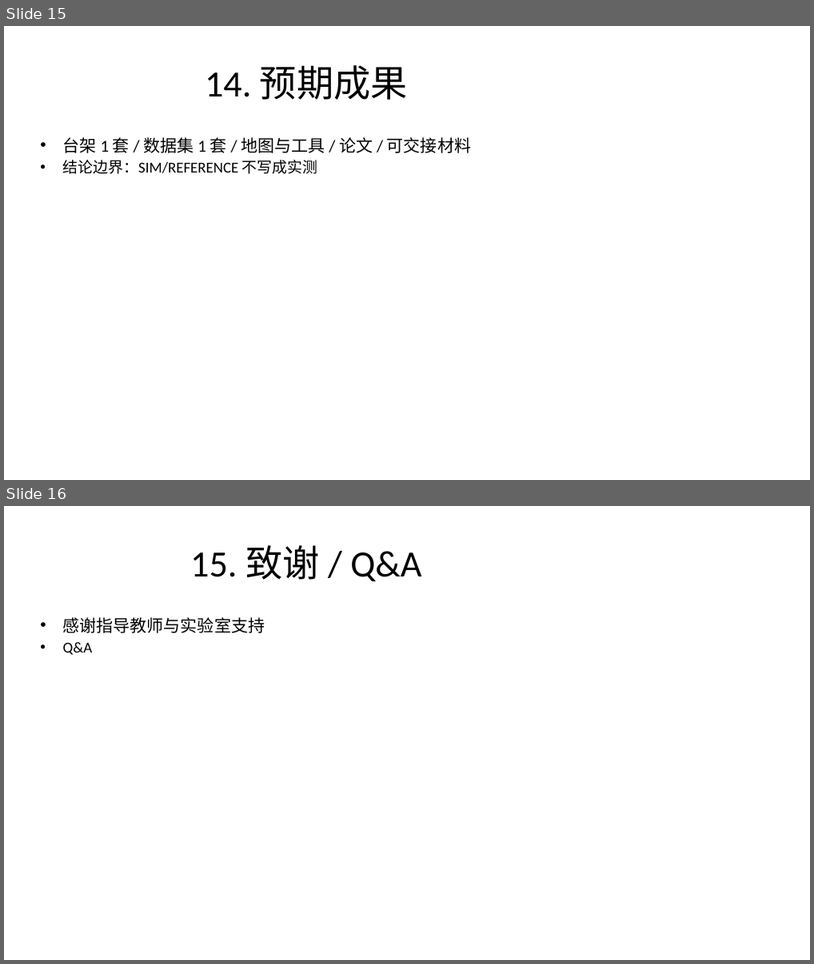
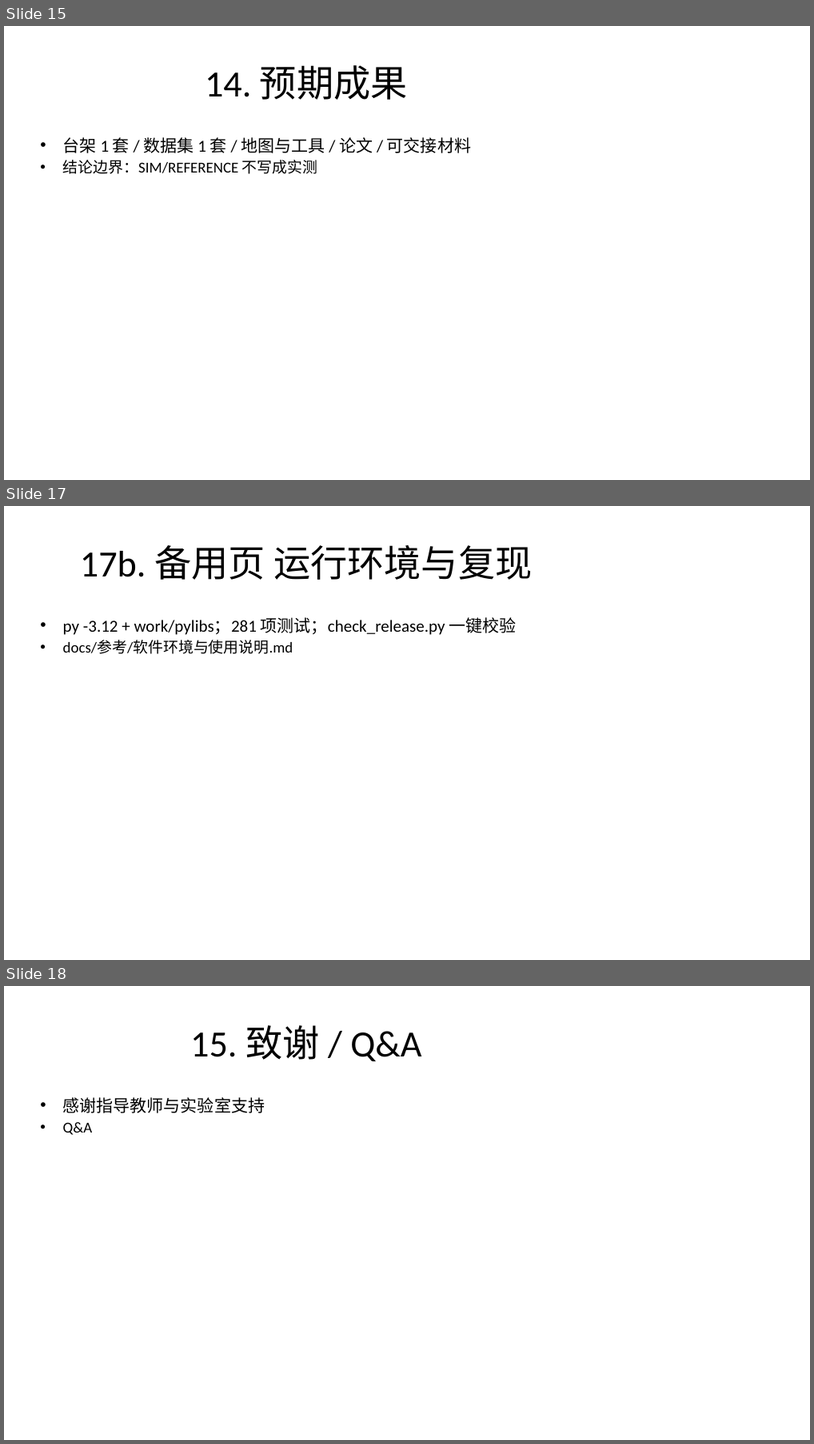
Before and after one commit to YWC886/new-folder, a slide deck: docs/规划/答辩PPT骨架_v0.1.pptx. Shown one above the other, each under a label of ours: slides 15 and 16 before the commit, slides 15, 17 and 18 after it; the slides between them are not shown. The pictures are 814x964 and 814x1444 pixels, drawn with LibreOffice and Linux fonts; fonts in the diff are those of the drawing. Boxes give left, top, right and bottom in pixels: in the first picture for what was removed or moved away, otherwise in the second. Text is boxed around its words. In the diff, an @@ line names an element or a change of style, - is before the commit and + after.

```diff
--- a/docs/规划/答辩PPT骨架_v0.1.pptx
+++ b/docs/规划/答辩PPT骨架_v0.1.pptx
@@ slide 17 added at (4,506,810,960), background #FFFFFF @@
@@ title added at (80,545,532,580), 44 pt, text #000000 @@
+17b. 备用页 运行环境与复现
@@ text added at (63,617,517,654), 20 pt, text #000000 @@
+• py -3.12 + work/pylibs；281 项测试；check_release.py 一键校验
+• docs/参考/软件环境与使用说明.md
@@ what was slide 16 is now slide 18 @@
```
Also in this commit, not shown: 1 other slide added, 2 other files.
